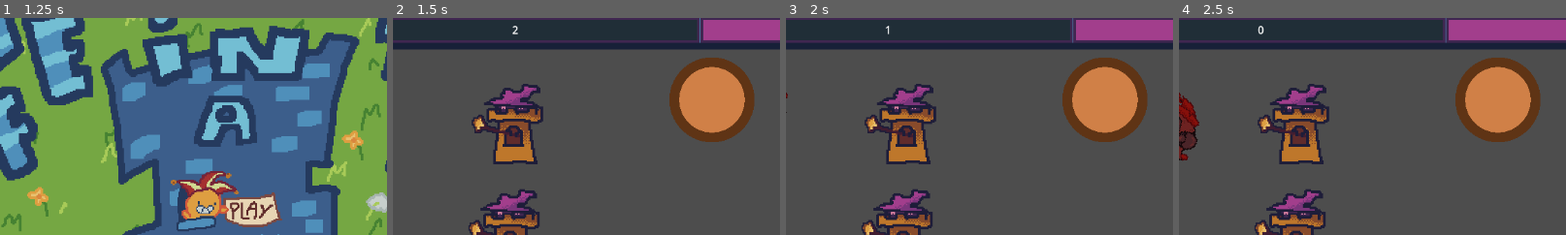
Above: before the commit, frames 1-4 (left to right).
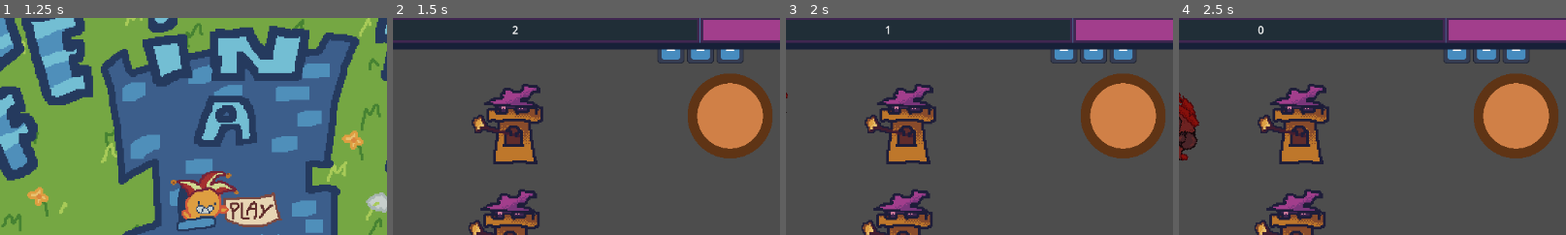
Above: after the commit, the same moments.

Repository: MagnusLucas/BrackeysAugust26
Game: Godot game, scene res://scenes/main_menu.tscn
The game is run twice, just before and just after one commit, with the same random seed, the same clock (stepped at 60 frames per second) and the same inputs. The engine's default icon, where the game draws it, is replaced by a stand-in: a white triangle on a blue panel in a dark square.
Inputs (mouse positions are % of the whole screen's width and height, from its top left):
- Up to frame 1 (1.25 s): click (50, 62) at 0.5 s
- Up to frame 2 (1.5 s): click (50, 48) at 1.25 s
- Up to frame 3 (2 s): no input
- Up to frame 4 (2.5 s): move the mouse to (36, 30) at 2.02 s; click (36, 30) at 2.17 s
The pictures show only the part of the screen within x 21-71%, y 6-55%; the shares and areas given below are measured in that part.

Frame 1 is identical in both runs. In frame 2, 7.5% of the frame differs, in the area x 68-98%, y 14-65%; in frame 3, 7.5%; in frame 4, 7.5%.

Commit message:
Added lose and win conditions

Diff:
--- /dev/null
+++ b/components/back_to_main_menu_button.gd
@@ -0,0 +1,11 @@
+class_name BackToMainMenuButton
+extends Button
+
+
+func _ready() -> void:
+	pressed.connect(_back_to_main_menu)
+
+
+func _back_to_main_menu() -> void:
+	get_tree().paused = false
+	get_tree().change_scene_to_file("res://scenes/main_menu.tscn")
--- a/components/enemy_spawner.gd
+++ b/components/enemy_spawner.gd
@@ -1,10 +1,15 @@
 class_name EnemySpawner
 extends Node2D
+
+signal all_enemies_died
 
 const ENEMY = preload("res://scenes/enemy/enemy.tscn")
 
 @export var parent: Node2D
 @export var wave_manager: WaveManager
+
+
+var alive_enemies := 0
 
 
 func _ready() -> void:
@@ -13,6 +18,15 @@
 
 
 func _spawn_enemy(wave: Wave) -> void:
-	var enemy := ENEMY.instantiate()
+	var enemy: PathFollow2D = ENEMY.instantiate()
 	enemy.modulate = wave.enemy_resource.colour
+	var enemy_script: Enemy = enemy.get_child(0)
+	enemy_script.died.connect(_on_enemy_died, CONNECT_ONE_SHOT)
 	parent.add_child(enemy)
+	alive_enemies += 1
+
+
+func _on_enemy_died() -> void:
+	alive_enemies -= 1
+	if alive_enemies == 0:
+		all_enemies_died.emit()
--- /dev/null
+++ b/components/reload_current_scene_button.gd
@@ -0,0 +1,12 @@
+class_name ReloadCurrentSceneButton
+extends Button
+
+
+func _ready() -> void:
+	pressed.connect(_reload)
+	text = "RESTART"
+
+
+func _reload() -> void:
+	get_tree().paused = false
+	get_tree().reload_current_scene()
--- a/custom_nodes/wave_manager.gd
+++ b/custom_nodes/wave_manager.gd
@@ -1,6 +1,7 @@
 class_name WaveManager
 extends Node
 
+signal last_wave_finished_spawning
 signal enemy_spawn_requested(wave: Wave)
 
 @export var wave_array: Array[Wave]
@@ -19,6 +20,7 @@
 		current_wave.spawning_finished.connect(spawn_interval_timer.stop)
 		spawn_interval_timer.start(current_wave.get_interval_between_spawns())
 		wave_timer.start(current_wave.wave_length)
+		wave_array[wave_array.size() - 1].spawning_finished.connect(last_wave_finished_spawning.emit)
 
 
 func is_last_wave() -> bool:
--- a/data/basic_base_stats.tres
+++ b/data/basic_base_stats.tres
@@ -4,4 +4,5 @@
 
 [resource]
 script = ExtResource("1_qn46v")
+max_hp = 2
 metadata/_custom_type_script = "uid://c2etpc4m3sety"
--- a/scenes/base/base.gd
+++ b/scenes/base/base.gd
@@ -1,5 +1,7 @@
 class_name Base
 extends Area2D
+
+signal all_health_lost
 
 @export var base_stats: BaseStats
 
@@ -25,4 +27,4 @@
 
 
 func _on_lost_all_health() -> void:
-	get_tree().change_scene_to_file.call_deferred("res://scenes/main_menu.tscn")
+	all_health_lost.emit()
--- a/scenes/buttons.gd
+++ b/scenes/buttons.gd
@@ -3,7 +3,7 @@
 
 # Called every frame. 'delta' is the elapsed time since the previous frame.
 #handling button animation
-func _process(delta: float) -> void:
+func _process(_delta: float) -> void:
 	#i am aware that this is not how one should use animation players, hoverer I am to pissed at how using atlas is a pain to stop commiting to this
 	#this will cause no lagginess whatsoever :> i have faith
 	if $Play.is_hovered():
--- a/scenes/enemy/enemy.gd
+++ b/scenes/enemy/enemy.gd
@@ -1,5 +1,7 @@
 class_name Enemy
 extends Area2D
+
+signal died
 
 @export var stats: EnemyStats
 @export var path_follow: PathFollow2D
@@ -26,4 +28,5 @@
 
 
 func _die() -> void:
+	died.emit()
 	queue_free()
--- a/scenes/enemy/enemy.tscn
+++ b/scenes/enemy/enemy.tscn
@@ -109,8 +109,8 @@
 "speed": 12.0
 }]
 
-[sub_resource type="CircleShape2D" id="CircleShape2D_dxjon"]
-radius = 25.5
+[sub_resource type="CircleShape2D" id="CircleShape2D_tjssy"]
+radius = 32.0
 
 [node name="PathFollow2D" type="PathFollow2D" unique_id=1201246739]
 loop = false
@@ -130,7 +130,7 @@
 
 [node name="CircleCollisionShape" type="CollisionShape2D" parent="Enemy" unique_id=2102563477]
 scale = Vector2(2, 2)
-shape = SubResource("CircleShape2D_dxjon")
+shape = SubResource("CircleShape2D_tjssy")
 script = ExtResource("1_4a83h")
 size = 32.0
 metadata/_custom_type_script = "uid://bmyiou3m7ft1g"
--- /dev/null
+++ b/scenes/settings/settings.tscn
@@ -0,0 +1,62 @@
+[gd_scene format=3 uid="uid://0oiop1vjvrod"]
+
+[sub_resource type="StyleBoxFlat" id="StyleBoxFlat_rnmoi"]
+content_margin_left = 16.0
+content_margin_top = 16.0
+content_margin_right = 16.0
+content_margin_bottom = 16.0
+bg_color = Color(0.7882353, 0.14117648, 0.39215687, 1)
+border_width_left = 8
+border_width_top = 8
+border_width_right = 8
+border_width_bottom = 8
+border_color = Color(0.22352941, 0.20392157, 0.34117648, 1)
+
+[sub_resource type="DPITexture" id="DPITexture_26ncd"]
+_source = "<svg xmlns=\"http://www.w3.org/2000/svg\" width=\"16\" height=\"16\"><rect width=\"14\" height=\"14\" x=\"1\" y=\"1\" fill=\"#fff\" fill-opacity=\".75\" rx=\"2.333\"/><path fill=\"#1a1a1a\" d=\"m11.5 3.75-5.6 5.6-1.7-1.7-1.5 1.5 3.2 3.2 7.1-7.1z\"/></svg>
+"
+
+[node name="Settings" type="PanelContainer" unique_id=1917538435]
+anchors_preset = 15
+anchor_right = 1.0
+anchor_bottom = 1.0
+grow_horizontal = 2
+grow_vertical = 2
+
+[node name="VBoxContainer" type="VBoxContainer" parent="." unique_id=598934722]
+layout_mode = 2
+
+[node name="Label" type="Label" parent="VBoxContainer" unique_id=1709488278]
+layout_mode = 2
+size_flags_horizontal = 4
+size_flags_vertical = 6
+theme_override_colors/font_color = Color(0.0627451, 0.078431375, 0.12156863, 1)
+theme_override_font_sizes/font_size = 64
+text = "VOLUME"
+horizontal_alignment = 1
+
+[node name="HBoxContainer" type="HBoxContainer" parent="VBoxContainer" unique_id=1281966988]
+layout_mode = 2
+size_flags_horizontal = 4
+size_flags_vertical = 3
+
+[node name="CheckBox" type="CheckBox" parent="VBoxContainer/HBoxContainer" unique_id=311718677]
+layout_mode = 2
+size_flags_horizontal = 6
+size_flags_vertical = 4
+theme_override_styles/pressed = SubResource("StyleBoxFlat_rnmoi")
+theme_override_icons/checked = SubResource("DPITexture_26ncd")
+button_pressed = true
+
+[node name="Label" type="Label" parent="VBoxContainer/HBoxContainer" unique_id=887682440]
+layout_mode = 2
+size_flags_horizontal = 6
+text = "Enable"
+
+[node name="Button" type="Button" parent="VBoxContainer" unique_id=904316606]
+layout_mode = 2
+size_flags_horizontal = 4
+size_flags_vertical = 6
+theme_override_colors/font_color = Color(0.65882355, 0.7921569, 0.34509805, 1)
+theme_override_font_sizes/font_size = 32
+text = "BACK"
--- /dev/null
+++ b/scenes/test_scene.gd
@@ -0,0 +1,28 @@
+extends Node
+
+@onready var enemy_spawner: EnemySpawner = $EnemySpawner
+@onready var wave_manager: WaveManager = $WaveManager
+@onready var win_panel: PanelContainer = $WinPanel
+@onready var base: Base = $Base
+@onready var lose_panel: PanelContainer = $LosePanel
+
+var last_wave_finished := false
+
+
+func _ready() -> void:
+	enemy_spawner.all_enemies_died.connect(_on_all_enemies_died)
+	wave_manager.last_wave_finished_spawning.connect(
+		func(): last_wave_finished = true
+	)
+	base.all_health_lost.connect(_on_base_died)
+
+
+func _on_all_enemies_died() -> void:
+	if last_wave_finished:
+		win_panel.show()
+		get_tree().paused = true
+
+
+func _on_base_died() -> void:
+	get_tree().paused = true
+	lose_panel.show()
--- a/scenes/test_scene.tscn
+++ b/scenes/test_scene.tscn
@@ -1,5 +1,6 @@
 [gd_scene format=3 uid="uid://w8bwcijdbdd3"]
 
+[ext_resource type="Script" uid="uid://d2rb06xr56d23" path="res://scenes/test_scene.gd" id="1_6qxox"]
 [ext_resource type="Script" uid="uid://l30wx1ac771v" path="res://data/tower_stats.gd" id="3_h3xc6"]
 [ext_resource type="PackedScene" uid="uid://b6qexenqqef30" path="res://scenes/base/base.tscn" id="3_nd71p"]
 [ext_resource type="Resource" uid="uid://tjpah63bte83" path="res://data/basic_tower_stats.tres" id="3_s36qc"]
@@ -10,6 +11,8 @@
 [ext_resource type="Script" uid="uid://cnr71mbccl4q2" path="res://data/enemy_stats.gd" id="7_h3xc6"]
 [ext_resource type="Script" uid="uid://bpa1ym1cht2d3" path="res://custom_nodes/wave_manager.gd" id="7_wtsjf"]
 [ext_resource type="PackedScene" uid="uid://ciax1ej5mlsh1" path="res://scenes/upcoming_waves_ui/upcoming_waves_ui.tscn" id="8_rnaij"]
+[ext_resource type="Script" uid="uid://6k204edkwe33" path="res://components/back_to_main_menu_button.gd" id="12_gthg3"]
+[ext_resource type="Script" uid="uid://celsfijrpwueh" path="res://components/reload_current_scene_button.gd" id="12_ntc4i"]
 
 [sub_resource type="Curve2D" id="Curve2D_7ddre"]
 _data = {
@@ -54,12 +57,13 @@
 metadata/_custom_type_script = "uid://bt1xs3f0rj8s1"
 
 [node name="Node" type="Node" unique_id=1642193432]
+script = ExtResource("1_6qxox")
 
 [node name="Path2D" type="Path2D" parent="." unique_id=1088636374]
 curve = SubResource("Curve2D_7ddre")
 
 [node name="Base" parent="." unique_id=2018472515 instance=ExtResource("3_nd71p")]
-position = Vector2(712, 158)
+position = Vector2(739, 182)
 
 [node name="Tower" parent="." unique_id=1378462679 instance=ExtResource("4_7ddre")]
 position = Vector2(419, 192)
@@ -91,3 +95,69 @@
 
 [node name="UpcomingWavesUI" parent="." unique_id=1173204523 node_paths=PackedStringArray("wave_manager") instance=ExtResource("8_rnaij")]
 wave_manager = NodePath("../WaveManager")
+
+[node name="LosePanel" type="PanelContainer" parent="." unique_id=1923862127]
+process_mode = 2
+visible = false
+anchors_preset = 8
+anchor_left = 0.5
+anchor_top = 0.5
+anchor_right = 0.5
+anchor_bottom = 0.5
+offset_left = -208.5
+offset_top = -124.0
+offset_right = 208.5
+offset_bottom = 124.0
+grow_horizontal = 2
+grow_vertical = 2
+
+[node name="VBoxContainer" type="VBoxContainer" parent="LosePanel" unique_id=1192031036]
+layout_mode = 2
+
+[node name="Label" type="Label" parent="LosePanel/VBoxContainer" unique_id=496970227]
+layout_mode = 2
+size_flags_horizontal = 4
+size_flags_vertical = 6
+theme_override_colors/font_color = Color(0.65882355, 0.7921569, 0.34509805, 1)
+theme_override_font_sizes/font_size = 64
+text = "Lol, loser!"
+
+[node name="RestartButton" type="Button" parent="LosePanel/VBoxContainer" unique_id=1159891826]
+layout_mode = 2
+size_flags_horizontal = 4
+size_flags_vertical = 6
+text = "RESTART"
+script = ExtResource("12_ntc4i")
+
+[node name="WinPanel" type="PanelContainer" parent="." unique_id=1915955609]
+process_mode = 2
+visible = false
+anchors_preset = 8
+anchor_left = 0.5
+anchor_top = 0.5
+anchor_right = 0.5
+anchor_bottom = 0.5
+offset_left = -208.5
+offset_top = -124.0
+offset_right = 208.5
+offset_bottom = 124.0
+grow_horizontal = 2
+grow_vertical = 2
+
+[node name="VBoxContainer" type="VBoxContainer" parent="WinPanel" unique_id=15261768]
+layout_mode = 2
+
+[node name="Label" type="Label" parent="WinPanel/VBoxContainer" unique_id=623816734]
+layout_mode = 2
+size_flags_horizontal = 4
+size_flags_vertical = 6
+theme_override_colors/font_color = Color(0.65882355, 0.7921569, 0.34509805, 1)
+theme_override_font_sizes/font_size = 64
+text = "You win! GJ!"
+
+[node name="BackToMainMenuButton" type="Button" parent="WinPanel/VBoxContainer" unique_id=1794053465]
+layout_mode = 2
+size_flags_horizontal = 4
+size_flags_vertical = 6
+text = "MAIN MENU"
+script = ExtResource("12_gthg3")
Not shown, added: components/back_to_main_menu_button.gd.uid
Not shown, added: components/reload_current_scene_button.gd.uid
Not shown, added: scenes/test_scene.gd.uid
